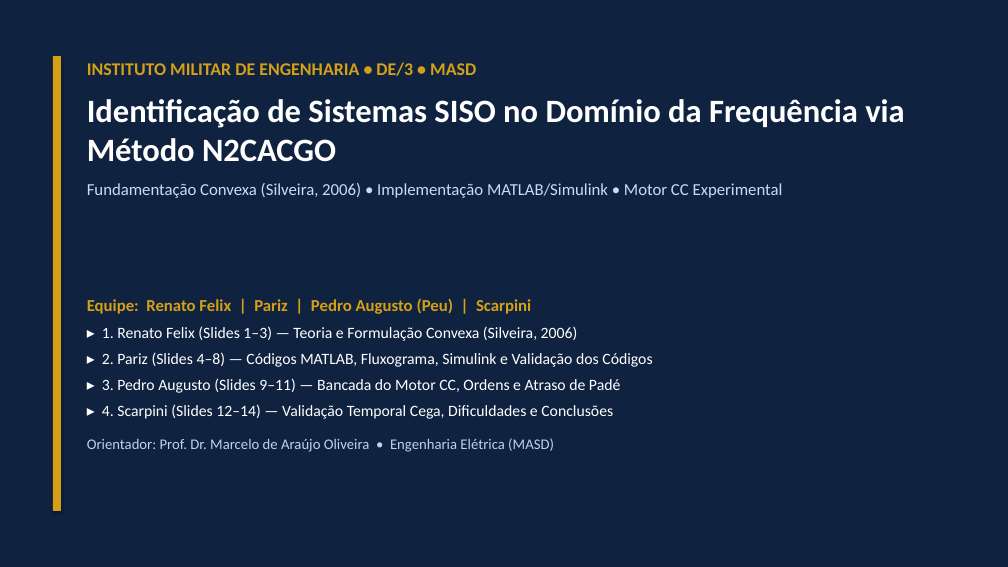
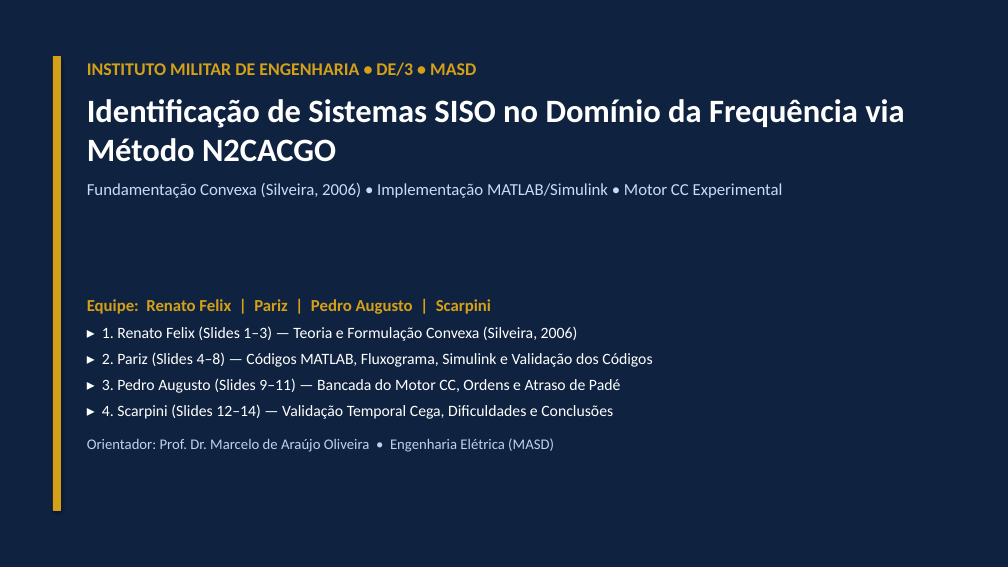
Before and after one commit to VPariz/masd-identificacao-n2cacgo, a slide deck: slide 1 of apresentacao/apresentacao_MASD_N2CACGO_IME.pptx. Drawn at 1008x567 pixels with LibreOffice and Linux fonts; fonts in the diff are those of the drawing. Boxes give left, top, right and bottom in pixels: in the first picture for what was removed or moved away, otherwise in the second. Text is boxed around its words. In the diff, an @@ line names an element or a change of style, - is before the commit and + after.

Commit message:
Remove nickname Peu, keep only Pedro Augusto everywhere

```diff
--- a/apresentacao/apresentacao_MASD_N2CACGO_IME.pptx
+++ b/apresentacao/apresentacao_MASD_N2CACGO_IME.pptx
@@ text at bbox=[87, 299, 491, 314]: text changed @@
-Equipe: Renato Felix | Pariz | Pedro Augusto (Peu) | Scarpini
+Equipe: Renato Felix | Pariz | Pedro Augusto | Scarpini
```
Also in this commit, not shown: 4 other files.
